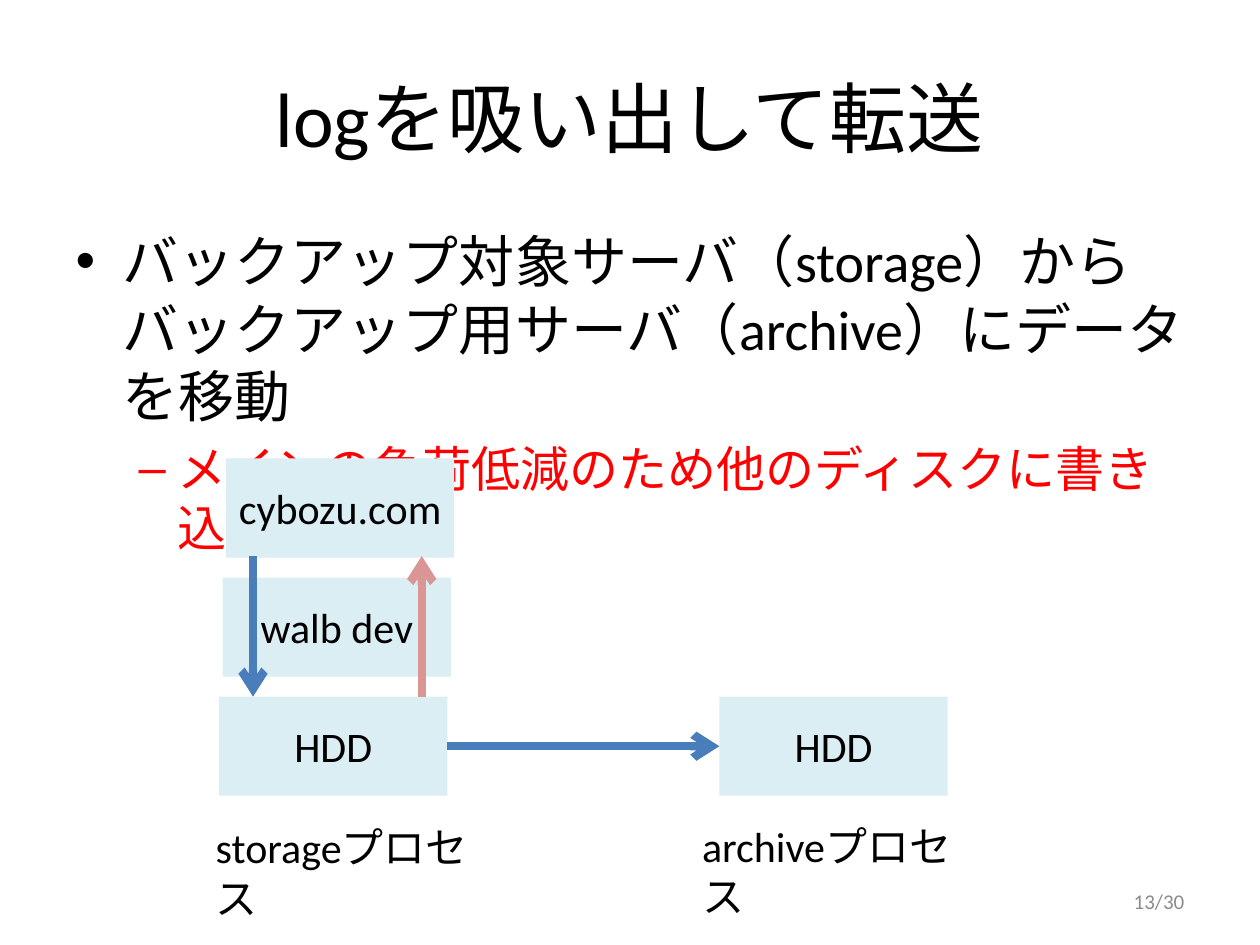
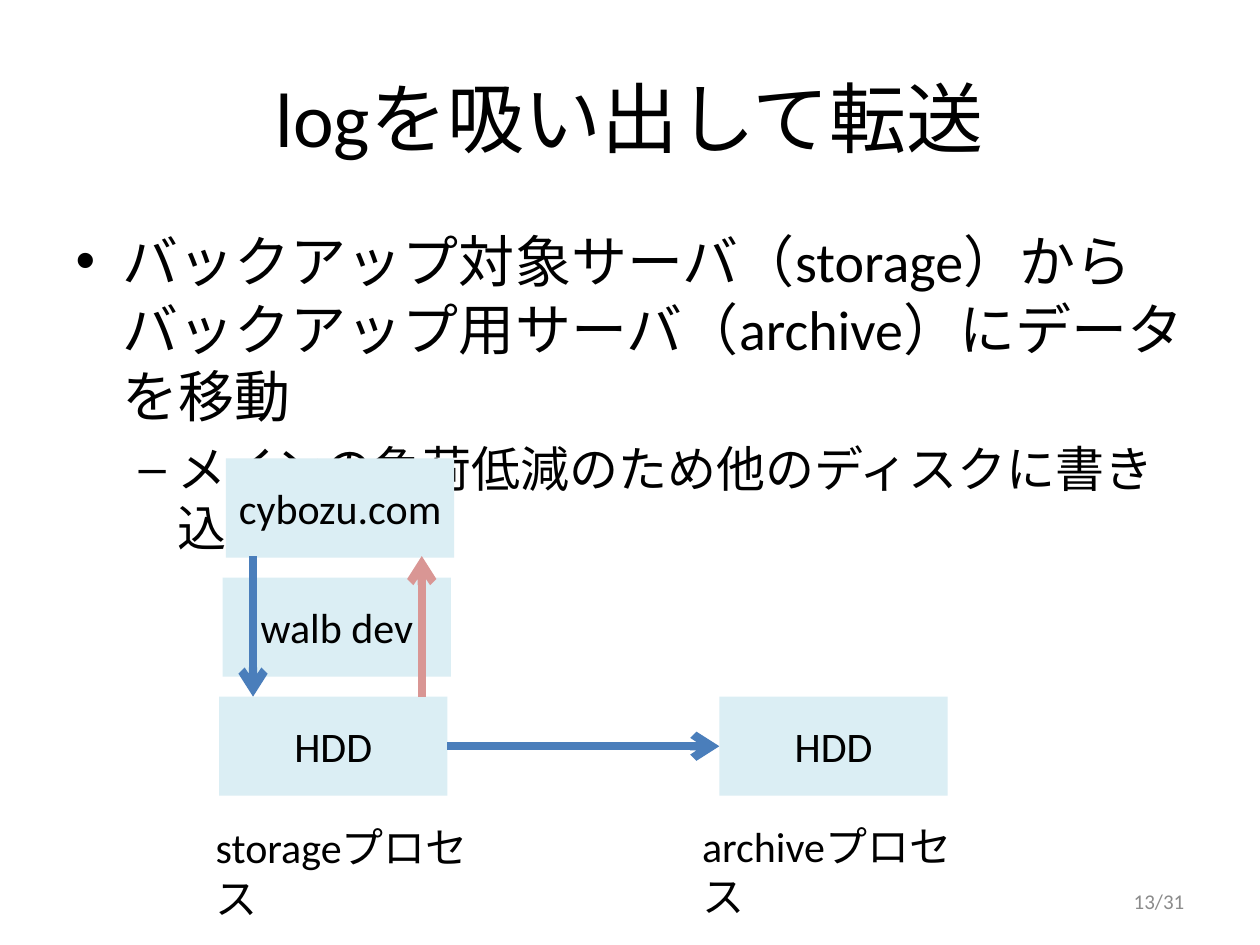
Before and after one commit to walb-linux/walb-tools, a slide deck: slide 13 of doc/walb-is-hard.pptx. Drawn at 1260x945 pixels with LibreOffice and Linux fonts; fonts in the diff are those of the drawing. Boxes give left, top, right and bottom in pixels: in the first picture for what was removed or moved away, otherwise in the second. Text is boxed around its words. In the diff, an @@ line names an element or a change of style, - is before the commit and + after.

```diff
--- a/doc/walb-is-hard.pptx
+++ b/doc/walb-is-hard.pptx
@@ text at [178,445,1153,558]: text colour #FF0000 to #000000 in "メインの負荷低減のため他のディスクに書き込む" @@
@@ page number at [1134,894,1185,910]: text changed @@
-13/30
+13/31
```
Also in this commit, not shown: 10 other slides changed, 1 slide added.
